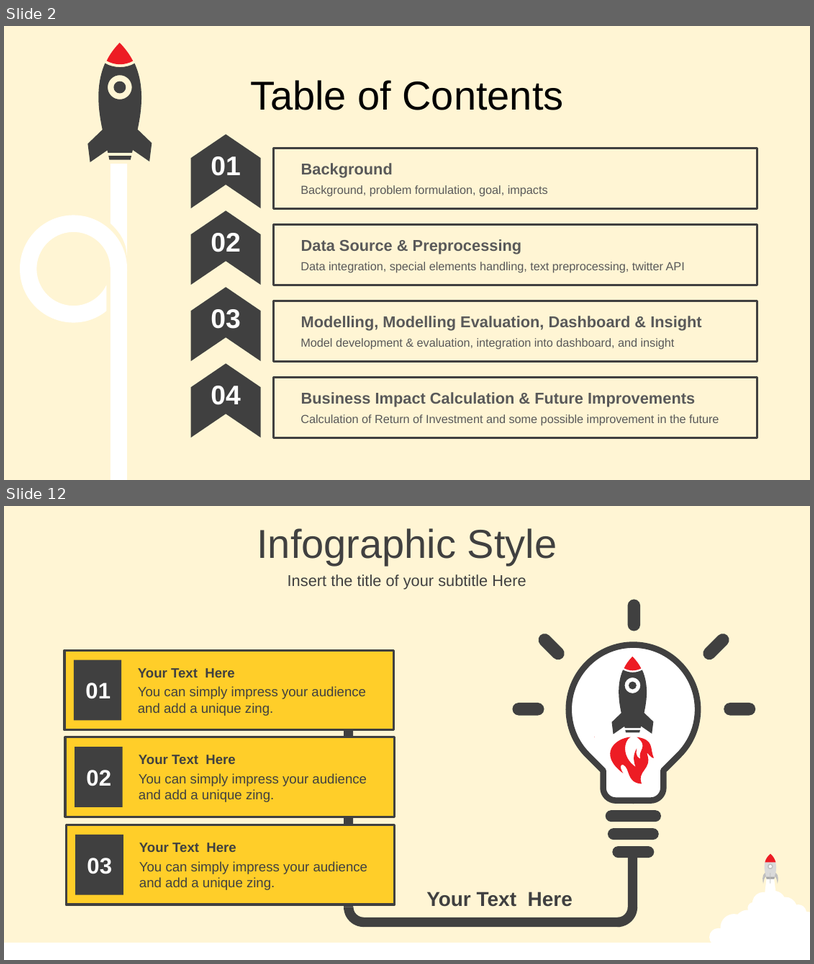
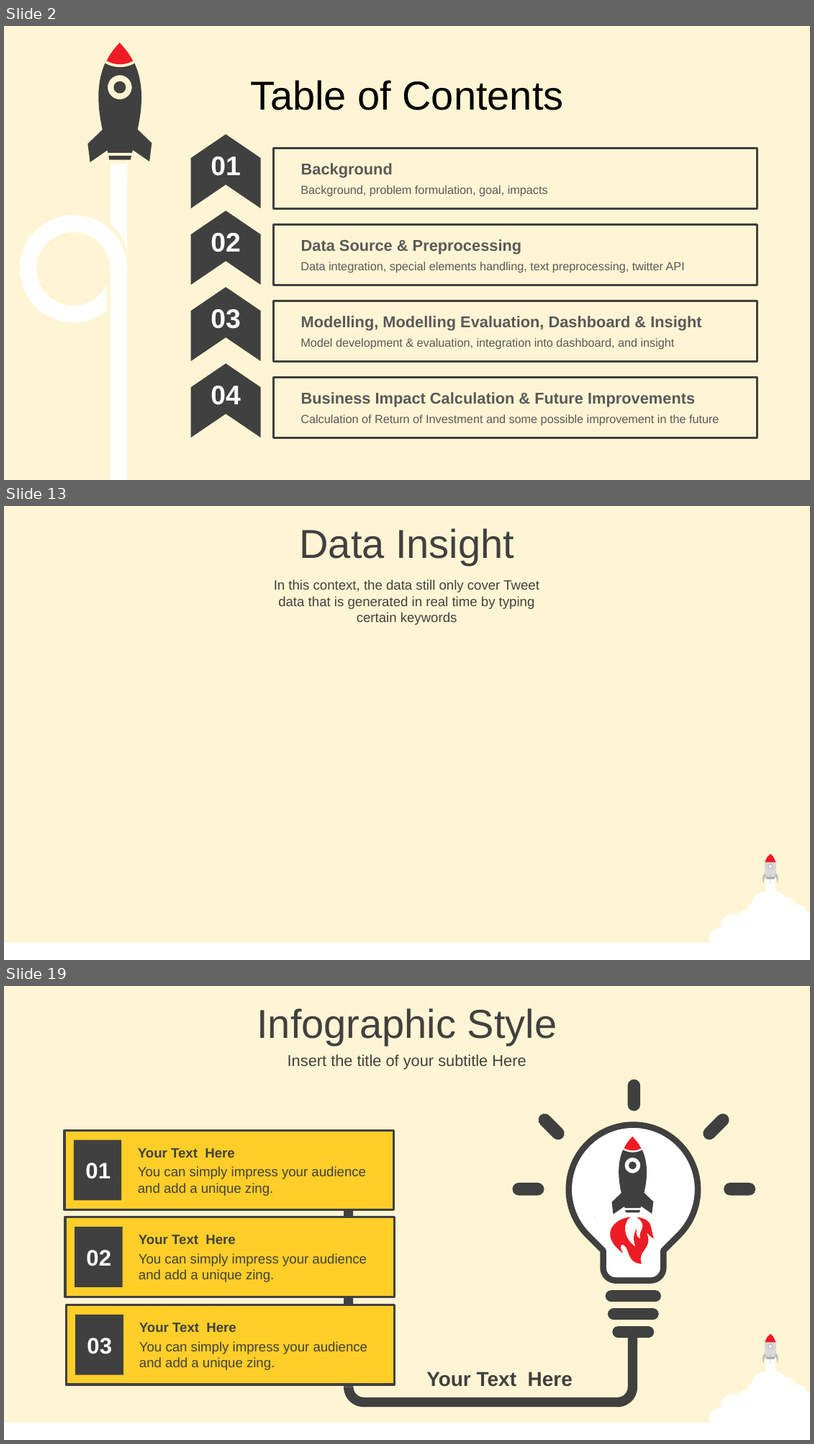
Before and after one commit to Damianus04/data-science-purwadhika-final-project, a slide deck: 0-Final-Project-Presentation.pptx. Shown one above the other, each under a label of ours: slides 2 and 12 before the commit, slides 2, 13 and 19 after it; the slides between them are not shown. The pictures are 814x964 and 814x1444 pixels, drawn with LibreOffice and Linux fonts; fonts in the diff are those of the drawing. Boxes give left, top, right and bottom in pixels: in the first picture for what was removed or moved away, otherwise in the second. Text is boxed around its words. In the diff, an @@ line names an element or a change of style, - is before the commit and + after.

```diff
--- a/0-Final-Project-Presentation.pptx
+++ b/0-Final-Project-Presentation.pptx
@@ slide 13 added at <box>4,506,810,960</box>, background #FFF5D4; not listed: 9 template elements that a slide beside it also shows @@
@@ text added at <box>300,528,514,565</box>, 36 pt, text #404040 @@
+Data Insight
@@ text added at <box>274,579,540,625</box>, 12 pt, text #404040 @@
+In this context, the data still only cover Tweet data that is generated in real time by typing certain keywords
@@ what was slide 12 is now slide 19 @@
```
Also in this commit, not shown: 3 slides changed, 16 other slides added, 3 other files.
